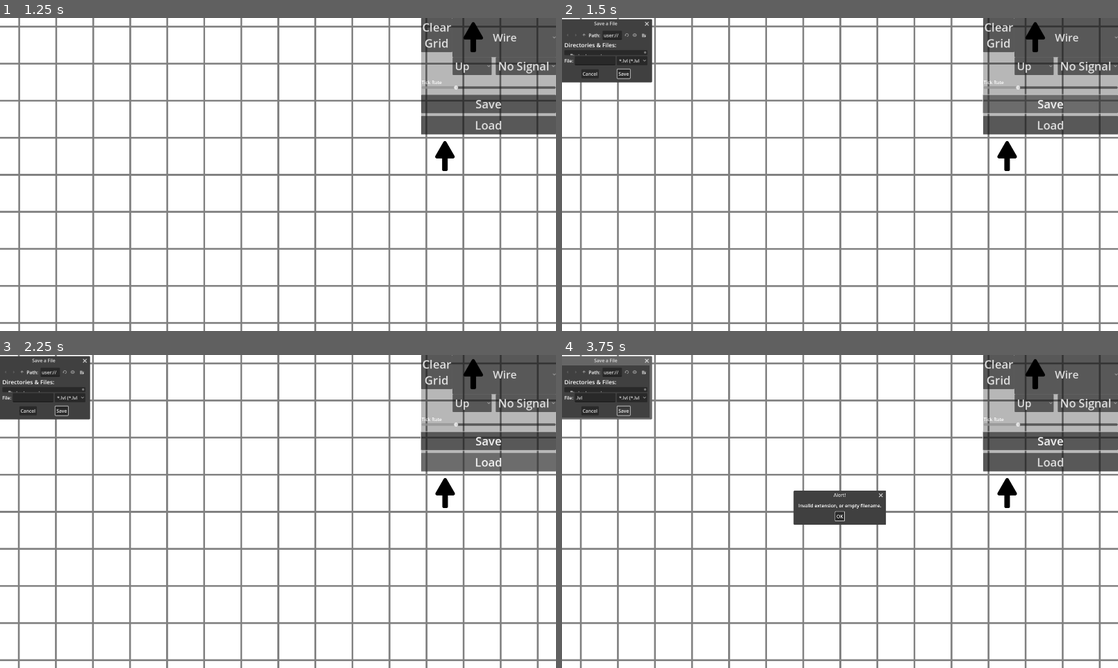
Above: before the commit, frames 1-4 (two rows, left to right).
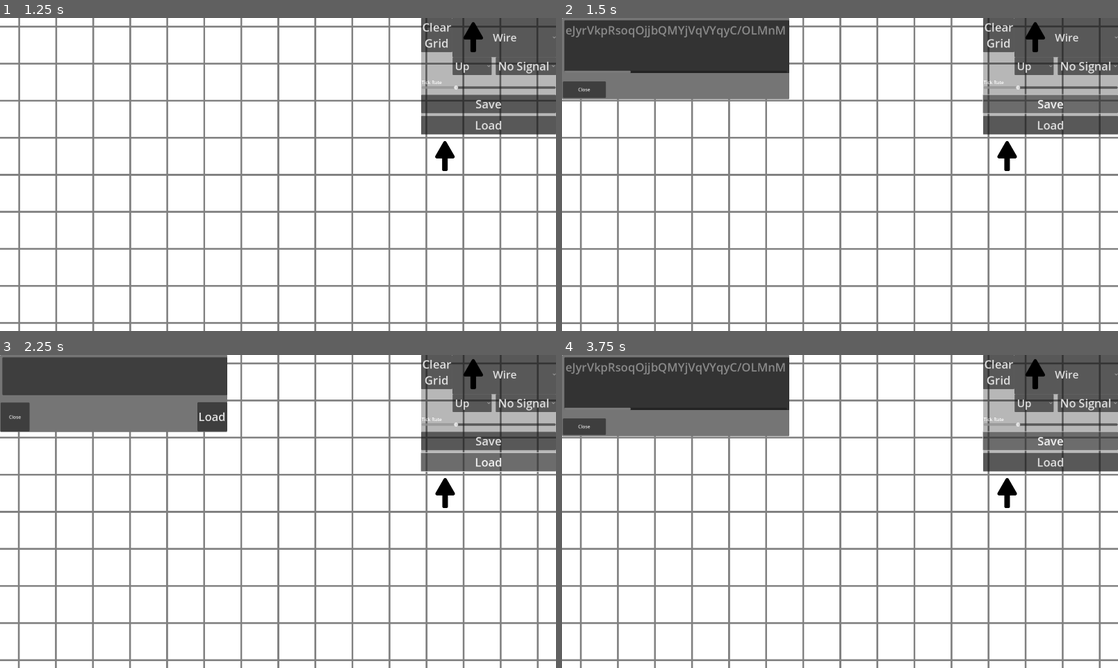
Above: after the commit, the same moments.

Repository: QuantumV2/SignalWorld
Game: Godot game, scene res://Scenes/TitleScreen.tscn
Same seed, same stepped clock (60 frames per second), same inputs: the game is played once before the commit and once after it.
Inputs (mouse positions are in pixels of both pictures, inside the frame that each line leads up to):
- Up to frame 1 (1.25 s): tap Enter (enter) at 0.5 s; move the mouse to (400, 158) at 0.52 s; hold Enter (enter) from 0.53 s (still down); click (400, 158) at 0.67 s
- Up to frame 2 (1.5 s): release Enter (enter) at 1.25 s; click "Save" at 1.25 s
- Up to frame 3 (2.25 s): click "Load" at 2 s
- Up to frame 4 (3.75 s): click "Load" at 2.75 s; click "Save" at 3.5 s

Frame 1 is identical in both runs. In frame 2, 8.3% of the frame differs, in the area x 0-41%, y 0-26%; in frame 3, 7.9%; in frame 4, 10%, in the area x 0-59%, y 0-55%.

Commit message:
use codes instead of files

Diff:
--- a/Scenes/game.tscn
+++ b/Scenes/game.tscn
@@ -228,24 +228,82 @@
 position = Vector2(0, -1)
 zoom = Vector2(0.3, 0.3)
 
-[node name="OpenDialog" type="FileDialog" parent="."]
-unique_name_in_owner = true
-title = "Open a File"
-position = Vector2i(0, 36)
-size = Vector2i(303, 180)
-ok_button_text = "Open"
-file_mode = 0
-access = 1
-filters = PackedStringArray("*.lvl")
-
-[node name="SaveDialog" type="FileDialog" parent="."]
+[node name="SaveDialog" type="PopupPanel" parent="."]
+unique_name_in_owner = true
+size = Vector2i(785, 280)
+
+[node name="Control" type="Control" parent="SaveDialog"]
+layout_mode = 3
+anchors_preset = 0
+offset_left = 4.0
+offset_top = 4.0
+offset_right = 781.0
+offset_bottom = 276.0
+
+[node name="TextEdit" type="TextEdit" parent="SaveDialog/Control"]
+offset_left = 4.0
+offset_top = 4.0
+offset_right = 781.0
+offset_bottom = 186.46
+theme_override_font_sizes/font_size = 40
+editable = false
+
+[node name="SaveClose" type="Button" parent="SaveDialog/Control"]
+layout_mode = 1
+anchors_preset = 2
+anchor_top = 1.0
+anchor_bottom = 1.0
+offset_left = -1.39
+offset_top = -57.435
+offset_right = 147.14
+offset_bottom = -0.934998
+grow_vertical = 0
+text = "Close"
+
+[node name="OpenDialog" type="PopupPanel" parent="."]
 unique_name_in_owner = true
 auto_translate_mode = 1
-position = Vector2i(0, 36)
-size = Vector2i(303, 180)
-ok_button_text = "Save"
-access = 1
-filters = PackedStringArray("*.lvl")
+size = Vector2i(785, 265)
+
+[node name="Control" type="Control" parent="OpenDialog"]
+layout_mode = 3
+anchors_preset = 0
+offset_left = 4.0
+offset_top = 4.0
+offset_right = 781.0
+offset_bottom = 261.0
+
+[node name="TextEdit" type="TextEdit" parent="OpenDialog/Control"]
+offset_left = 4.0
+offset_top = 4.0
+offset_right = 781.0
+offset_bottom = 134.455
+theme_override_font_sizes/font_size = 40
+
+[node name="LoadButtonDialog" type="Button" parent="OpenDialog/Control"]
+layout_mode = 1
+anchors_preset = 1
+anchor_left = 1.0
+anchor_right = 1.0
+offset_left = -98.99
+offset_top = 158.945
+offset_right = 3.01001
+offset_bottom = 258.945
+grow_horizontal = 0
+theme_override_font_sizes/font_size = 40
+text = "Load"
+
+[node name="LoadClose" type="Button" parent="OpenDialog/Control"]
+layout_mode = 1
+anchors_preset = 2
+anchor_top = 1.0
+anchor_bottom = 1.0
+offset_left = -1.72
+offset_top = -96.53
+offset_right = 98.28
+offset_bottom = 3.47
+grow_vertical = 0
+text = "Close"
 
 [connection signal="mouse_entered" from="UI/ColorRect" to="UI" method="_on_mouse_entered"]
 [connection signal="mouse_exited" from="UI/ColorRect" to="UI" method="_on_mouse_exited"]
@@ -267,5 +325,6 @@
 [connection signal="mouse_entered" from="UI/Control/Load" to="UI" method="_on_mouse_entered"]
 [connection signal="mouse_exited" from="UI/Control/Load" to="UI" method="_on_mouse_exited"]
 [connection signal="pressed" from="UI/Control/Load" to="UI" method="_on_load_pressed"]
-[connection signal="file_selected" from="OpenDialog" to="GameHandler" method="_on_open_dialog_file_selected"]
-[connection signal="file_selected" from="SaveDialog" to="GameHandler" method="_on_save_dialog_file_selected"]
+[connection signal="pressed" from="SaveDialog/Control/SaveClose" to="UI" method="_on_save_close_pressed"]
+[connection signal="pressed" from="OpenDialog/Control/LoadButtonDialog" to="UI" method="_on_load_button_dialog_pressed"]
+[connection signal="pressed" from="OpenDialog/Control/LoadClose" to="UI" method="_on_load_close_pressed"]
--- a/Scripts/GameHandler.gd
+++ b/Scripts/GameHandler.gd
@@ -327,45 +327,46 @@
 		Global.swap_fullscreen_mode()
 
 
-func _on_save_dialog_file_selected(path: String) -> void:
+func _on_save() -> String:
 	if !curr_grid or curr_grid == []:
-		return
-	var compresseddata = {"size":[curr_grid.size(), curr_grid[0].size()],"data":[]}
+		return ""
+	var compresseddata = {"s":[curr_grid.size(), curr_grid[0].size()],"d":[]}
 	for x in range(curr_grid.size()):
 		for y in range(curr_grid[0].size()):
-			compresseddata['data'].append([[x,y], curr_grid[x][y]])
+			if curr_grid[x][y]['type'] != -1:
+				compresseddata['d'].append([[x,y], curr_grid[x][y]])
+			#else:
+				#compresseddata['e'].append([[x,y],curr_grid[x][y]['position']])
 
 	var compressedstring = JSON.stringify(compresseddata)
-	var file = FileAccess.open(path, FileAccess.WRITE)
-	file.store_string(compressedstring)
-	file.close()
-
-
-func _on_open_dialog_file_selected(path: String) -> void:
-	var file = FileAccess.open(path, FileAccess.READ)
-	if file:
-		var content = file.get_as_text()
-		file.close()
-
-		var json = JSON.new()
-		var error = json.parse(content)
-
-		if error == OK:
-			var data = json.data
-			var json_size = data['size']
-			clear_tilemap()
-			curr_grid = []
-			curr_grid.resize(json_size[0])
-
-			for i in range(curr_grid.size()):
-				curr_grid[i] = []
-				curr_grid[i].resize(json_size[1])
-
-			for i in data['data']:
-				curr_grid[i[0][0]][i[0][1]] = i[1]
-				curr_grid[i[0][0]][i[0][1]]['position'] = StringHelper.string_to_vector2i(curr_grid[i[0][0]][i[0][1]]['position'])
-
-			next_grid = curr_grid.duplicate(true)
-			update_tiles(%CellMap, %ColorMap, next_grid)
-		else:
-			print("JSON Parse Error: ", json.get_error_message(), " in ", content, " at line ", json.get_error_line())
+	return Marshalls.raw_to_base64(StringHelper.gzip_encode(compressedstring))
+
+func _on_open(str) -> void:
+	var content = StringHelper.gzip_decode(Marshalls.base64_to_raw(str))
+
+	var json = JSON.new()
+	var error = json.parse(content)
+
+	if error == OK:
+		var data = json.data
+		var json_size = data['s']
+		clear_tilemap()
+		curr_grid = []
+		curr_grid.resize(json_size[0])
+
+		for i in range(curr_grid.size()):
+			curr_grid[i] = []
+			curr_grid[i].resize(json_size[1])
+
+
+		for i in data['d']:
+			var cell = i[1]
+			cell['position'] = StringHelper.string_to_vector2i(curr_grid[i[0][0]][i[0][1]]['position'])
+			%CellMap.set_cell(cell['position'], 2, Global.CellTypesAtlCoords[int(cell['type'])], Global.RotationDict[int(cell['rotation'])])
+			%ColorMap.set_cell(cell['position'], 2, Global.PowerTypesAtl[int(cell['powered'])], 0)
+
+		curr_grid = create_tilemap_array(%CellMap, %ColorMap)
+		next_grid = curr_grid.duplicate(true)
+		update_tiles(%CellMap, %ColorMap, next_grid)
+	else:
+		print("JSON Parse Error: ", json.get_error_message(), " in ", content, " at line ", json.get_error_line())
--- a/Scripts/StringHelper.gd
+++ b/Scripts/StringHelper.gd
@@ -12,3 +12,22 @@
 		return Vector2i(int(array[0]), int(array[1]))
 
 	return Vector2i.ZERO
+
+static func gzip_encode(text: String):
+	var gzip = StreamPeerGZIP.new()
+	gzip.start_compression(true)
+	var data = text.to_utf8_buffer()
+	var size = 65535
+	for i in range(0, data.size(), size):
+		gzip.put_data(data.slice(i, size))
+	gzip.finish()
+	return gzip.get_data(gzip.get_available_bytes())[1]
+
+static func gzip_decode(data):
+	var gzip = StreamPeerGZIP.new()
+	gzip.start_decompression(true)
+	var size = 65535
+	for i in range(0, data.size(), size):
+		gzip.put_data(data.slice(i, size))
+	gzip.finish()
+	return gzip.get_utf8_string(gzip.get_available_bytes())
--- a/Scripts/ui.gd
+++ b/Scripts/ui.gd
@@ -12,9 +12,25 @@
 
 func _on_save_pressed() -> void:
 	%SaveDialog.visible = true
+	%SaveDialog.get_node("Control/TextEdit").text = %GameHandler._on_save()
 	pass # Replace with function body.
 
 
 func _on_load_pressed() -> void:
 	%OpenDialog.visible = true
 	pass # Replace with function body.
+
+
+func _on_load_button_dialog_pressed() -> void:
+	%GameHandler._on_open(%OpenDialog.get_node("Control/TextEdit").text)
+	pass # Replace with function body.
+
+
+func _on_save_close_pressed() -> void:
+	%SaveDialog.visible = false
+	pass # Replace with function body.
+
+
+func _on_load_close_pressed() -> void:
+	%OpenDialog.visible = false
+	pass # Replace with function body.
